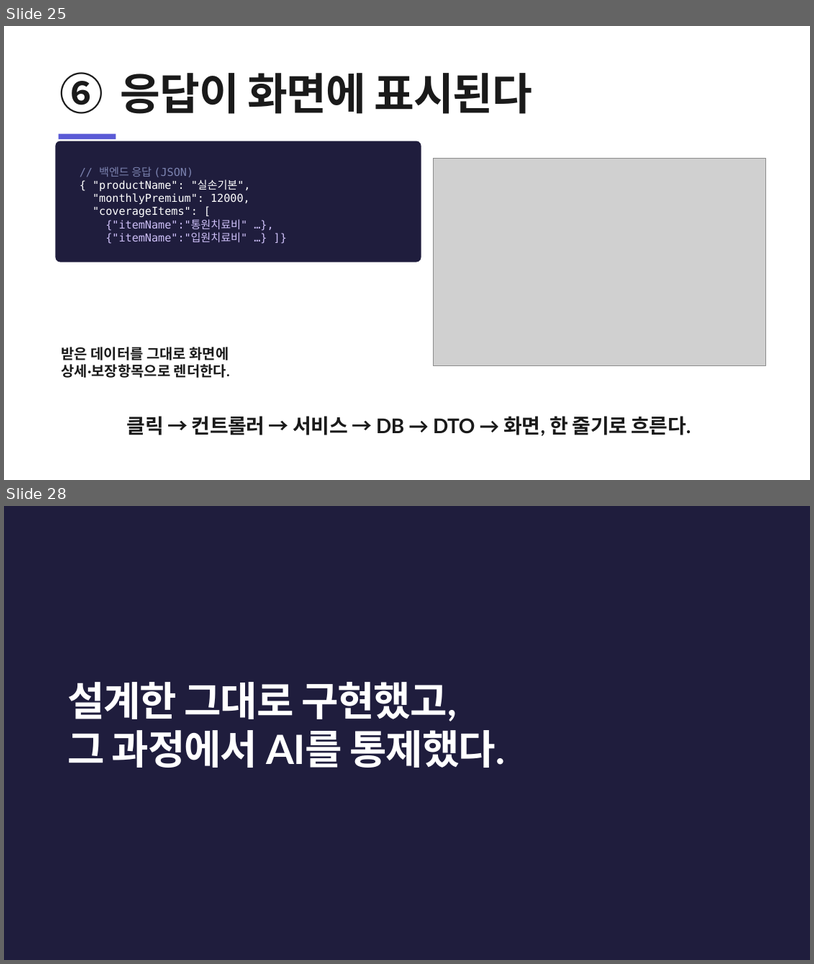
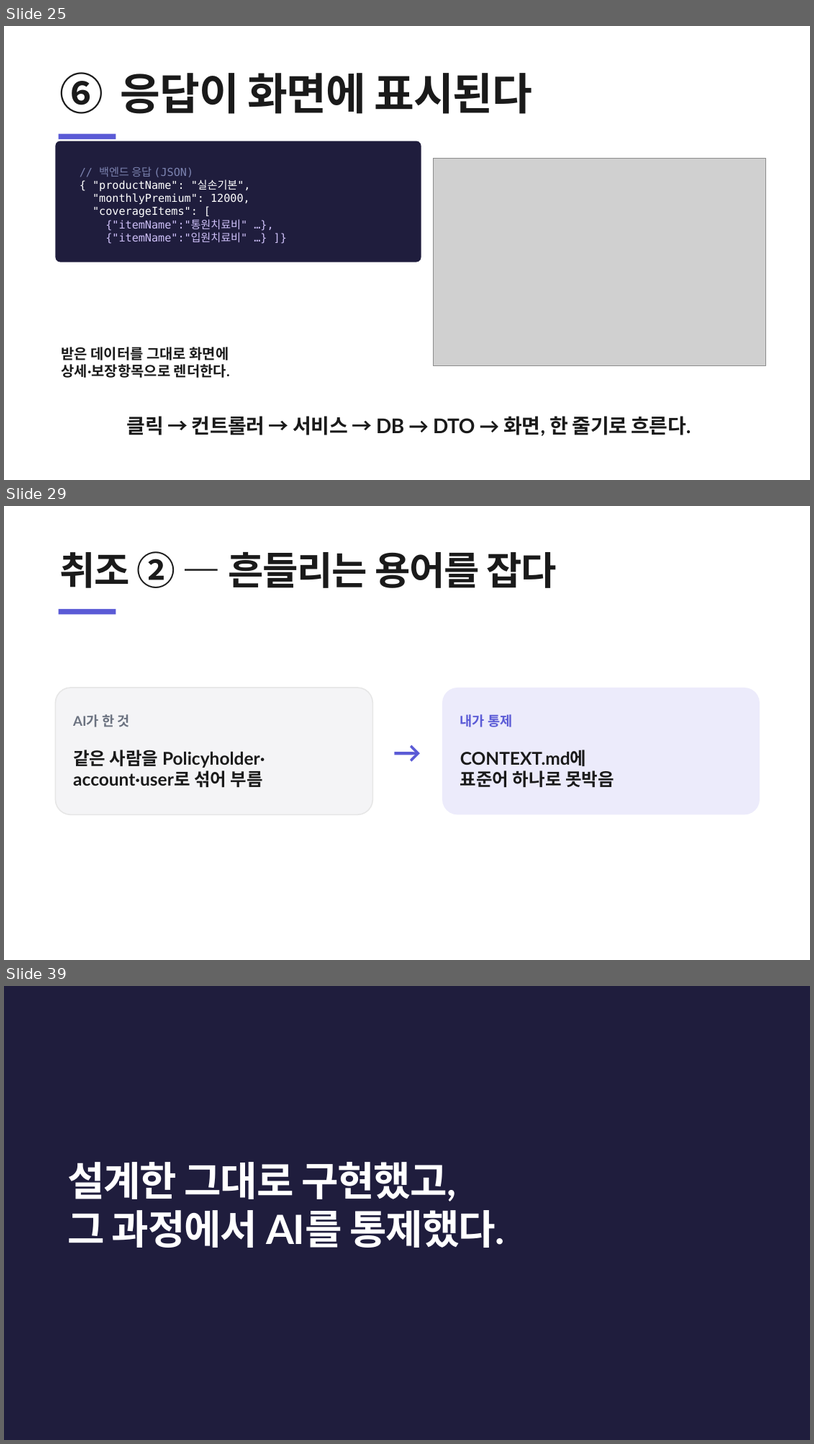
Before and after one commit to heyoonyoon/distributed-programming, a slide deck: docs/presentation/보험발표-figma.pptx. Shown one above the other, each under a label of ours: slides 25 and 28 before the commit, slides 25, 29 and 39 after it; the slides between them are not shown. The pictures are 814x964 and 814x1444 pixels, drawn with LibreOffice and Linux fonts; fonts in the diff are those of the drawing; grey boxes stand for pictures. Boxes give left, top, right and bottom in pixels: in the first picture for what was removed or moved away, otherwise in the second. Text is boxed around its words. In the diff, an @@ line names an element or a change of style, - is before the commit and + after.

```diff
--- a/docs/presentation/보험발표-figma.pptx
+++ b/docs/presentation/보험발표-figma.pptx
@@ slide 29 added at bbox=[4, 506, 810, 960], background #FFFFFF @@
@@ text added at bbox=[59, 551, 558, 588], 46 pt, text #1A1A1A, bold @@
+취조 ② — 흔들리는 용어를 잡다
@@ rectangle added at bbox=[59, 609, 116, 614], fill #5B5BD6 @@
@@ rounded rectangle added at bbox=[55, 687, 373, 815], fill #F4F4F6, outline #E6E6E6 1.3 pt, 21 pt, text #1A1A1A, bold @@
+AI가 한 것
+같은 사람을 Policyholder·
+account·user로 섞어 부름
@@ rounded rectangle added at bbox=[442, 687, 760, 815], fill #ECEBFB, 21 pt, text #1A1A1A, bold @@
+내가 통제
+CONTEXT.md에
+표준어 하나로 못박음
@@ text added at bbox=[383, 730, 432, 772], 34 pt, text #5B5BD6, bold @@
+→
@@ what was slide 28 is now slide 39 @@
```
Also in this commit, not shown: 12 other slides added, 2 slides removed, 1 other file.
